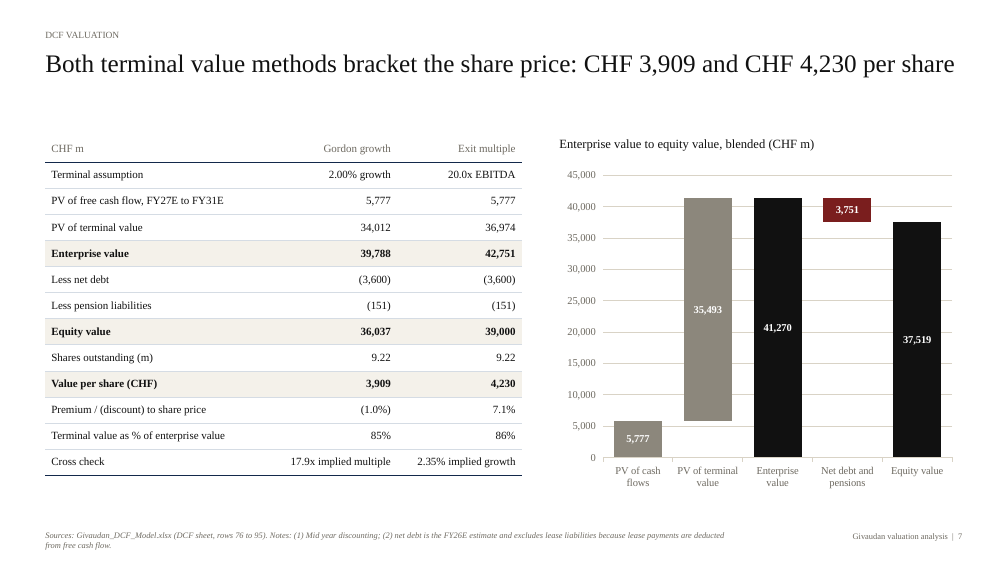
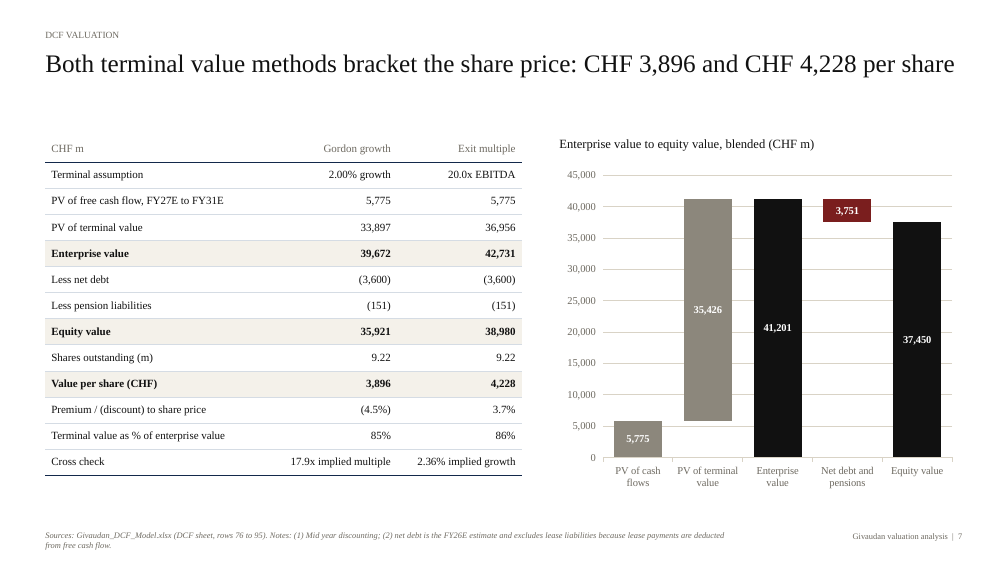
Before and after one commit to pascalielric/financelab, a slide deck: slide 7 of downloads/Givaudan_Valuation_Deck.pptx. Drawn at 1008x567 pixels with LibreOffice and Linux fonts; fonts in the diff are those of the drawing. Boxes give left, top, right and bottom in pixels: in the first picture for what was removed or moved away, otherwise in the second. Text is boxed around its words. In the diff, an @@ line names an element or a change of style, - is before the commit and + after.

```diff
--- a/downloads/Givaudan_Valuation_Deck.pptx
+++ b/downloads/Givaudan_Valuation_Deck.pptx
@@ text at (45, 54, 955, 78): text changed @@
-Both terminal value methods bracket the share price: CHF 3,909 and CHF 4,230 per share
+Both terminal value methods bracket the share price: CHF 3,896 and CHF 4,228 per share
@@ table at (45, 136, 522, 476) @@
-row 3, column 2: 5,777
+row 3, column 2: 5,775
-row 3, column 3: 5,777
+row 3, column 3: 5,775
-row 4, column 2: 34,012
+row 4, column 2: 33,897
-row 4, column 3: 36,974
+row 4, column 3: 36,956
-row 5, column 2: 39,788
+row 5, column 2: 39,672
-row 5, column 3: 42,751
+row 5, column 3: 42,731
-row 8, column 2: 36,037
+row 8, column 2: 35,921
-row 8, column 3: 39,000
+row 8, column 3: 38,980
-row 10, column 2: 3,909
+row 10, column 2: 3,896
-row 10, column 3: 4,230
+row 10, column 3: 4,228
-row 11, column 2: (1.0%)
+row 11, column 2: (4.5%)
-row 11, column 3: 7.1%
+row 11, column 3: 3.7%
-row 13, column 3: 2.35% implied growth
+row 13, column 3: 2.36% implied growth
@@ column stacked chart at (560, 163, 960, 495) @@
@@ Series 1, Net debt and pensions: 38000 to 37000 @@
-Series 2: 5777, 35493, 41270, 3751, 37519
+Series 2: 5775, 35426, 41201, 3751, 37450
```
Also in this commit, not shown: 7 other slides changed, 8 other files.
